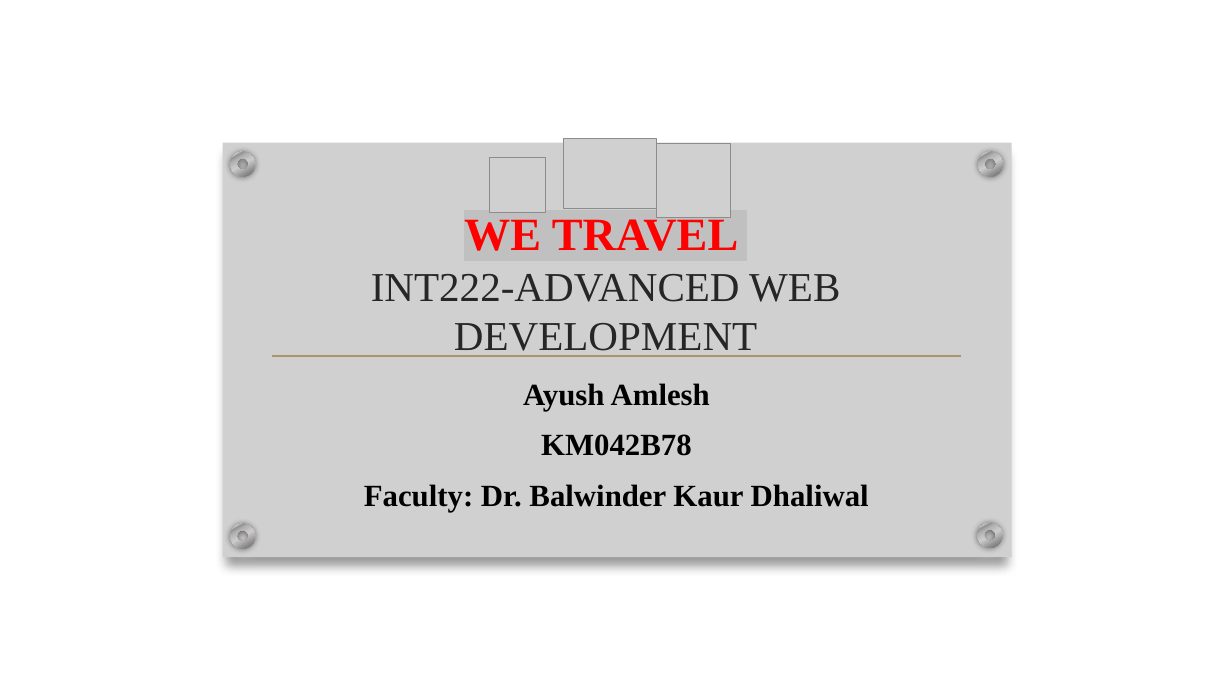
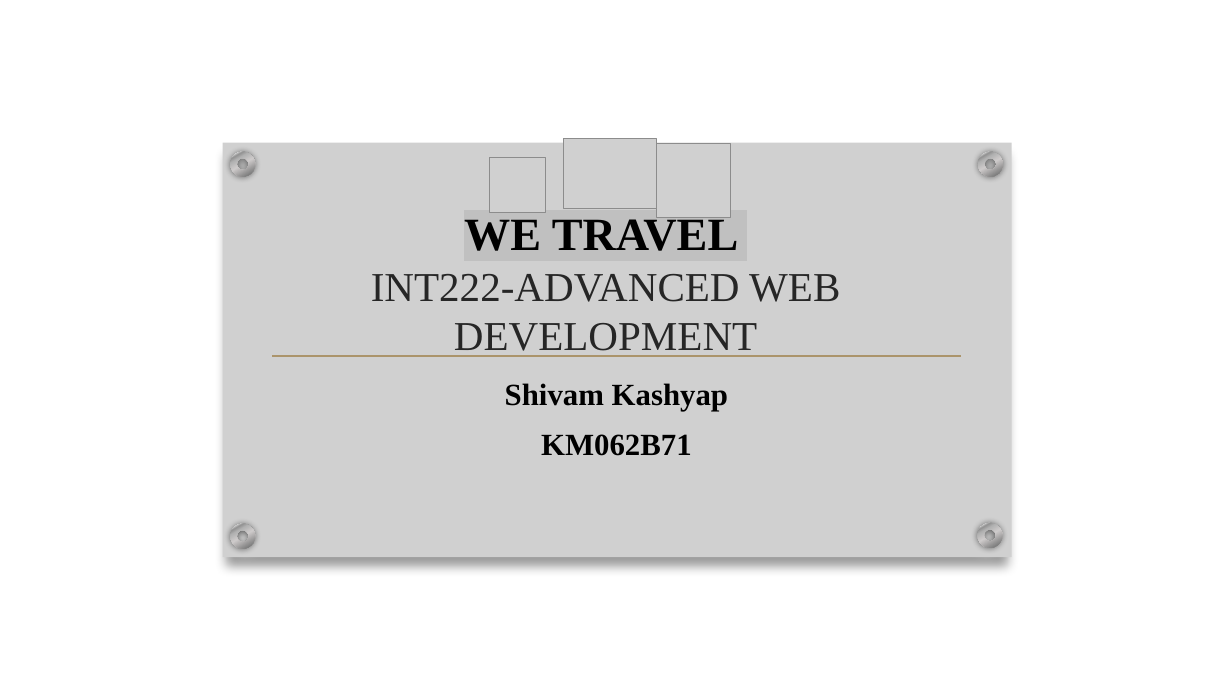
Before and after one commit to ayushamlesh/wetravel, a slide deck: slide 1 of WE TRAVEL.pptx. Drawn at 1232x693 pixels with LibreOffice and Linux fonts; fonts in the diff are those of the drawing; grey boxes stand for pictures; background and template pictures are left out. Boxes give left, top, right and bottom in pixels: in the first picture for what was removed or moved away, otherwise in the second. Text is boxed around its words. In the diff, an @@ line names an element or a change of style, - is before the commit and + after.

```diff
--- a/WE TRAVEL.pptx
+++ b/WE TRAVEL.pptx
@@ title "WE TRAVEL INT222-ADVANCED WEB DEVELOPMENT" at [371,215,840,357]: text colour #FF0000 to #000000 in "WE TRAVEL" @@
@@ subtitle at [505,383,728,456]: text changed @@
-Ayush Amlesh
-KM042B78
-Faculty: Dr. Balwinder Kaur Dhaliwal
+Shivam Kashyap
+KM062B71
```
Also in this commit, not shown: 1 other slide changed, 4 other files.
